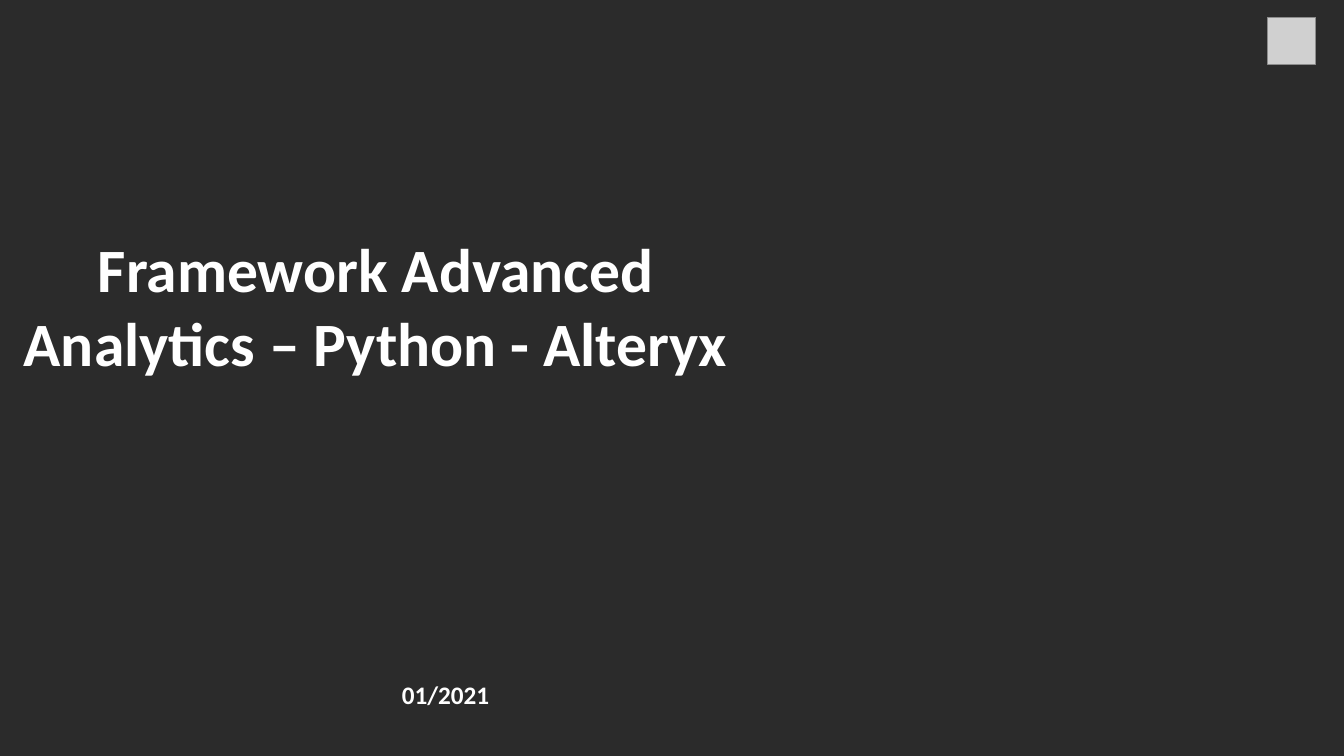
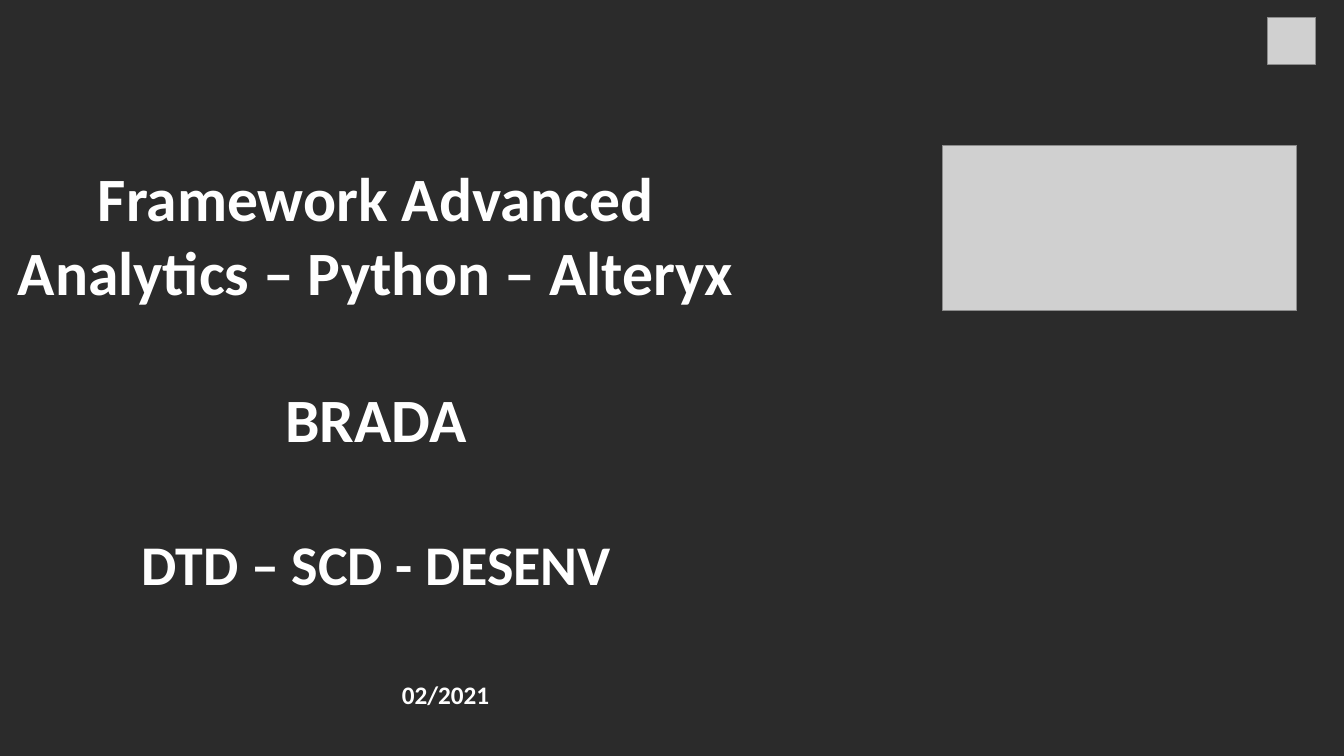
Before and after one commit to nogueira-cavalcante/data_science_framework, a slide deck: slide 1 of relevant_files/Framework_advanced_analytics.pptx. Drawn at 1344x756 pixels with LibreOffice and Linux fonts; fonts in the diff are those of the drawing; grey boxes stand for pictures; background and template pictures are left out; a plain dark background stands for a picture behind light text. Boxes give left, top, right and bottom in pixels: in the first picture for what was removed or moved away, otherwise in the second. Text is boxed around its words. In the diff, an @@ line names an element or a change of style, - is before the commit and + after.

```diff
--- a/relevant_files/Framework_advanced_analytics.pptx
+++ b/relevant_files/Framework_advanced_analytics.pptx
@@ picture added at <box>943,145,1297,312</box> @@
@@ text at <box>18,177,732,586</box>: text changed @@
-Framework Advanced Analytics – Python - Alteryx
+Framework Advanced Analytics – Python – Alteryx
+BRADA
+DTD – SCD - DESENV
@@ text at <box>402,686,489,705</box>: text changed @@
-01/2021
+02/2021
```
Also in this commit, not shown: 4 other slides changed, 9 slides added, 1 slide removed, 10 other files.
